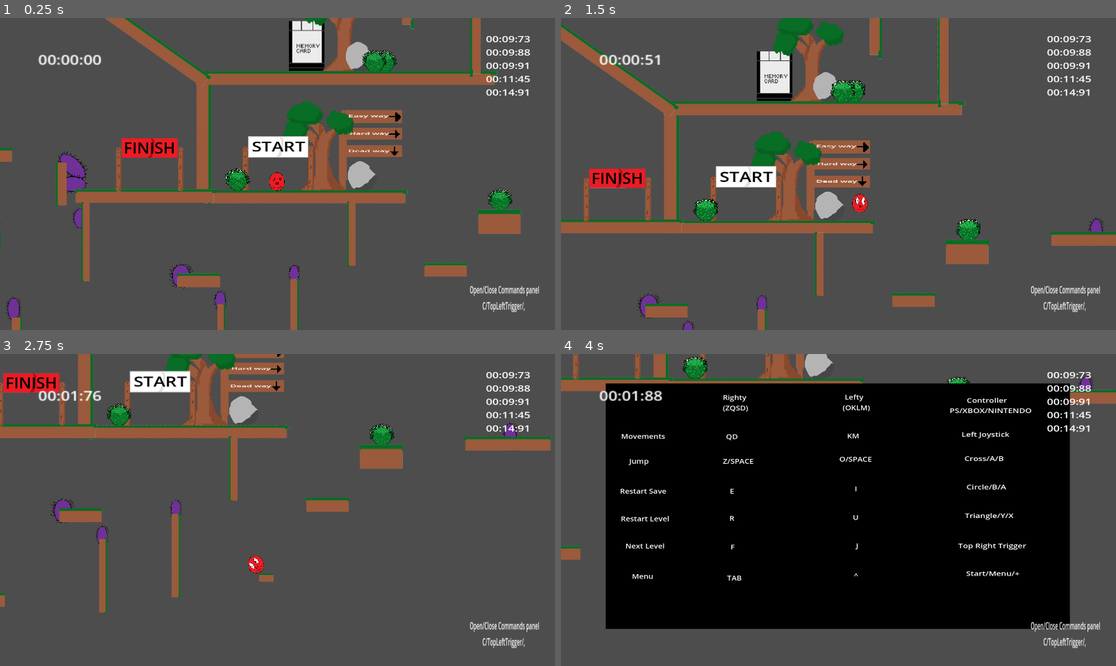
Above: before the commit, frames 1-4 (two rows, left to right).
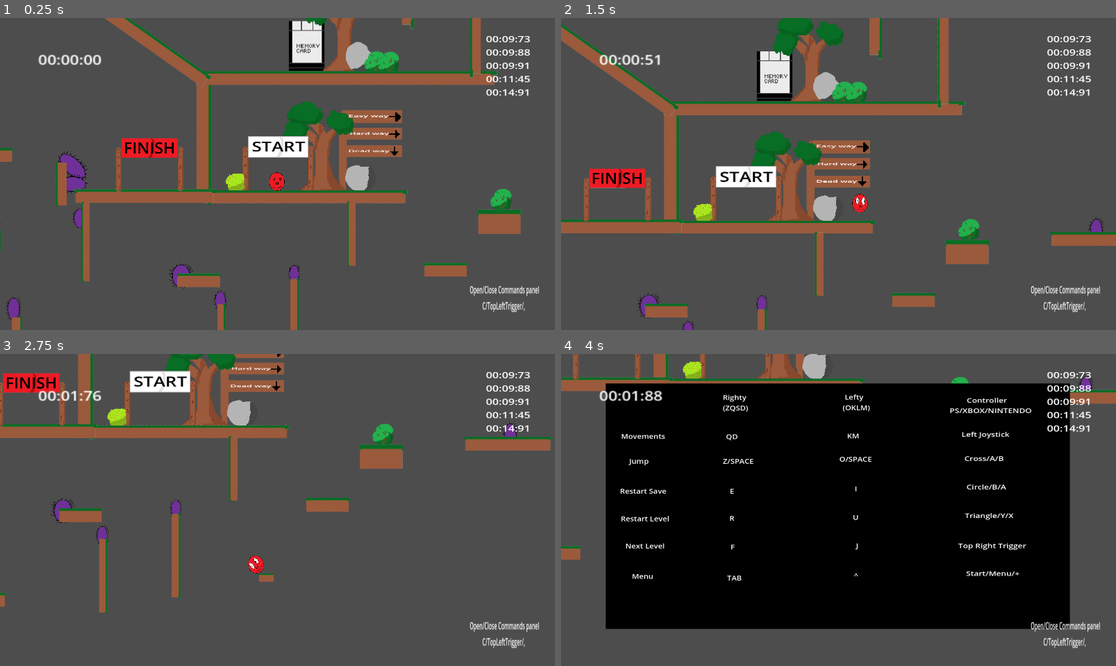
Above: after the commit, the same moments.

Repository: Mahnwe/TheBallThatWasUwU
Game: Godot game, scene res://Scenes/level1.tscn
Same seed, same stepped clock (60 frames per second), same inputs: the game is played once before the commit and once after it. This scene is started directly instead of the project's main scene.
Inputs (mouse positions are in pixels of both pictures, inside the frame that each line leads up to):
- Up to frame 1 (0.25 s): no input
- Up to frame 2 (1.5 s): tap Enter at 0.5 s; move the mouse to (960, 158) at 0.52 s; hold D (move_right) from 0.53 s (still down); tap F (next_level) at 0.6 s; click (960, 158) at 0.67 s; tap Space (jump) at 0.77 s; move the mouse to (727, 189) at 1.27 s; tap X (dash) at 1.35 s
- Up to frame 3 (2.75 s): tap Space (jump) at 1.52 s; tap F (next_level) at 1.55, 2.1 s; move the mouse to (333, 441) at 2.02 s; release D (move_right) at 2.03 s; hold A (move_left) from 2.03 s (still down)
- Up to frame 4 (4 s): move the mouse to (810, 572) at 2.77 s; release A (move_left) at 2.78 s; hold D (move_right) from 2.78 s (still down); tap C (open_commands) at 2.85 s; click (810, 572) at 2.92 s; tap Space (jump) at 3.02, 3.77 s; tap F (next_level) at 3.05, 3.6 s; move the mouse to (1005, 556) at 3.52 s

The runs differ from the first frame. In frame 1, 0.9% of the frame differs, in the area x 40-93%, y 10-62%; in frame 2, 0.8%; in frame 3, 0.5%; in frame 4, 0.4%.

Commit message:
Add 2 new bushes scenes with sprites to replace old bushes and their animations, make the "position saved" label displaying over props, and change the bugy first wall in level 2

Diff:
--- /dev/null
+++ b/Scenes/berry_bush.tscn
@@ -0,0 +1,10 @@
+[gd_scene load_steps=2 format=3 uid="uid://e0nrigj8kq3x"]
+
+[ext_resource type="Texture2D" uid="uid://bitt2jd4cilmg" path="res://Arts/BushSprite/BerryBushSprite-removebg-preview.png" id="1_bvoqf"]
+
+[node name="BerryBush" type="Node2D"]
+
+[node name="Sprite2D" type="Sprite2D" parent="."]
+position = Vector2(-1.90735e-06, 0)
+scale = Vector2(0.140805, 0.153909)
+texture = ExtResource("1_bvoqf")
--- /dev/null
+++ b/Scenes/branches_bush.tscn
@@ -0,0 +1,10 @@
+[gd_scene load_steps=2 format=3 uid="uid://dd6m23uhhgmfy"]
+
+[ext_resource type="Texture2D" uid="uid://dqbhvl4vr5wop" path="res://Arts/BushSprite/BranchesBushSprite-removebg-preview.png" id="1_ychnd"]
+
+[node name="BranchesBush" type="Node2D"]
+
+[node name="Sprite2D" type="Sprite2D" parent="."]
+position = Vector2(-0.999998, 0)
+scale = Vector2(0.122172, 0.141361)
+texture = ExtResource("1_ychnd")
--- a/Scenes/bush.tscn
+++ /dev/null
@@ -1,51 +0,0 @@
-[gd_scene load_steps=7 format=3 uid="uid://c1vwrl21i4kan"]
-
-[ext_resource type="Texture2D" uid="uid://c6d8i6vui2yqq" path="res://Arts/BushSprite/BushSprite2-removebg-preview.png" id="1_4vilc"]
-[ext_resource type="Texture2D" uid="uid://ciesgyrc2tj8k" path="res://Arts/BushSprite/BushSprite1-removebg-preview.png" id="2_6aaft"]
-[ext_resource type="Texture2D" uid="uid://hyk5bw40o4s1" path="res://Arts/BushSprite/BushSprite3-removebg-preview.png" id="3_l1ii6"]
-[ext_resource type="Texture2D" uid="uid://b21fkog8d58cj" path="res://Arts/BushSprite/BushSprite4-removebg-preview.png" id="4_jlfb3"]
-
-[sub_resource type="GDScript" id="GDScript_wrb77"]
-script/source = "extends Node2D
-
-
-# Called when the node enters the scene tree for the first time.
-func _ready():
-	pass # Replace with function body.
-
-
-# Called every frame. 'delta' is the elapsed time since the previous frame.
-func _process(_delta):
-	pass
-"
-
-[sub_resource type="SpriteFrames" id="SpriteFrames_spupv"]
-animations = [{
-"frames": [{
-"duration": 1.0,
-"texture": ExtResource("1_4vilc")
-}, {
-"duration": 1.0,
-"texture": ExtResource("2_6aaft")
-}, {
-"duration": 1.0,
-"texture": ExtResource("3_l1ii6")
-}, {
-"duration": 1.0,
-"texture": ExtResource("4_jlfb3")
-}],
-"loop": true,
-"name": &"bush_anim",
-"speed": 8.0
-}]
-
-[node name="Bush" type="Node2D" groups=["bushes"]]
-script = SubResource("GDScript_wrb77")
-
-[node name="AnimatedSprite2D" type="AnimatedSprite2D" parent="."]
-position = Vector2(-1, 3.8147e-06)
-scale = Vector2(0.123062, 0.118802)
-sprite_frames = SubResource("SpriteFrames_spupv")
-animation = &"bush_anim"
-frame = 1
-frame_progress = 0.0205715
--- a/Scenes/level1.tscn
+++ b/Scenes/level1.tscn
@@ -13,11 +13,12 @@
 [ext_resource type="PackedScene" uid="uid://7qfwpggjf11t" path="res://Scenes/save_point.tscn" id="9_3dyia"]
 [ext_resource type="PackedScene" uid="uid://doy0e7jnl2886" path="res://Scenes/wall.tscn" id="10_8ng8k"]
 [ext_resource type="PackedScene" uid="uid://dss5xj26b0dfl" path="res://Scenes/finish.tscn" id="11_r8tlj"]
-[ext_resource type="PackedScene" uid="uid://c1vwrl21i4kan" path="res://Scenes/bush.tscn" id="13_libvp"]
 [ext_resource type="PackedScene" uid="uid://bha08grmcxwnd" path="res://Scenes/rock2.tscn" id="14_ec3q2"]
 [ext_resource type="PackedScene" uid="uid://das30qvpbu28b" path="res://Scenes/rock1.tscn" id="14_mptbk"]
 [ext_resource type="PackedScene" uid="uid://be8h04flewf2h" path="res://Scenes/tree.tscn" id="14_shu8y"]
 [ext_resource type="PackedScene" uid="uid://uwfcx0dtb2bc" path="res://Scenes/big_tree.tscn" id="16_d1jsb"]
+[ext_resource type="PackedScene" uid="uid://dd6m23uhhgmfy" path="res://Scenes/branches_bush.tscn" id="18_ebilh"]
+[ext_resource type="PackedScene" uid="uid://e0nrigj8kq3x" path="res://Scenes/berry_bush.tscn" id="19_8uqwt"]
 
 [node name="Level1" type="Node2D"]
 script = ExtResource("1_viwub")
@@ -56,6 +57,7 @@
 
 [node name="Rock1" parent="." instance=ExtResource("14_ec3q2")]
 position = Vector2(-1148, 424)
+rotation = -0.790385
 
 [node name="StartSign" parent="." instance=ExtResource("5_vflxv")]
 position = Vector2(-1129, 365)
@@ -454,35 +456,18 @@
 position = Vector2(-1673, 389)
 scale = Vector2(0.479996, 0.56)
 
-[node name="Bush" parent="." instance=ExtResource("13_libvp")]
-position = Vector2(-1456, 426)
-
-[node name="Bush2" parent="." instance=ExtResource("13_libvp")]
-position = Vector2(-807, 476)
-
-[node name="Bush3" parent="." instance=ExtResource("13_libvp")]
-position = Vector2(713, 355)
-
 [node name="Tree" parent="." instance=ExtResource("14_shu8y")]
 position = Vector2(521, -206)
 
-[node name="Bush4" parent="." instance=ExtResource("13_libvp")]
-position = Vector2(528, -151)
-
-[node name="Bush" parent="Bush4" instance=ExtResource("13_libvp")]
-position = Vector2(-35, 3)
-
-[node name="Bush2" parent="Bush4" instance=ExtResource("13_libvp")]
-position = Vector2(30, 1)
-
-[node name="Bush5" parent="." instance=ExtResource("13_libvp")]
-position = Vector2(194, -652)
-
-[node name="Bush" parent="Bush5" instance=ExtResource("13_libvp")]
-position = Vector2(16, 0)
-
-[node name="Bush6" parent="." instance=ExtResource("13_libvp")]
-position = Vector2(-650, -697)
+[node name="BerryBush2" parent="." instance=ExtResource("19_8uqwt")]
+position = Vector2(524, -143)
+
+[node name="BerryBush" parent="BerryBush2" instance=ExtResource("19_8uqwt")]
+position = Vector2(-33, 10)
+
+[node name="BerryBush2" parent="BerryBush2" instance=ExtResource("19_8uqwt")]
+position = Vector2(35, 0)
+rotation = 0.690769
 
 [node name="Tree2" parent="." instance=ExtResource("14_shu8y")]
 position = Vector2(-1198, 76)
@@ -490,18 +475,18 @@
 [node name="Rock4" parent="." instance=ExtResource("14_ec3q2")]
 position = Vector2(-1153, 129)
 
-[node name="Bush7" parent="." instance=ExtResource("13_libvp")]
-position = Vector2(-1092, 133)
-
-[node name="Bush" parent="Bush7" instance=ExtResource("13_libvp")]
-position = Vector2(-25, 0)
+[node name="BranchesBush" parent="." instance=ExtResource("18_ebilh")]
+position = Vector2(-1117, 135)
+
+[node name="BranchesBush" parent="BranchesBush" instance=ExtResource("18_ebilh")]
+position = Vector2(34, 1)
 
 [node name="BigTree" parent="." instance=ExtResource("16_d1jsb")]
 position = Vector2(-2566, 321)
 scale = Vector2(0.960005, 0.88)
 
-[node name="Bush8" parent="." instance=ExtResource("13_libvp")]
-position = Vector2(-2619, 418)
+[node name="BranchesBush" parent="BigTree" instance=ExtResource("18_ebilh")]
+position = Vector2(-31.2498, 117.045)
 
 [node name="Tree6" parent="." instance=ExtResource("14_shu8y")]
 position = Vector2(246, 323)
@@ -512,6 +497,7 @@
 
 [node name="Rock3" parent="." instance=ExtResource("14_mptbk")]
 position = Vector2(441, -207)
+rotation = -0.596495
 
 [node name="Rock5" parent="." instance=ExtResource("14_mptbk")]
 position = Vector2(-2637, 441)
@@ -519,6 +505,28 @@
 
 [node name="BigTree2" parent="." instance=ExtResource("16_d1jsb")]
 position = Vector2(488, -767)
+
+[node name="BerryBush" parent="." instance=ExtResource("19_8uqwt")]
+position = Vector2(-1463, 433)
+
+[node name="BranchesBush2" parent="." instance=ExtResource("18_ebilh")]
+position = Vector2(-805, 475)
+
+[node name="BerryBush3" parent="." instance=ExtResource("19_8uqwt")]
+position = Vector2(-627, -689)
+
+[node name="BranchesBush3" parent="." instance=ExtResource("18_ebilh")]
+position = Vector2(166, -651)
+
+[node name="BranchesBush" parent="BranchesBush3" instance=ExtResource("18_ebilh")]
+position = Vector2(39, -1)
+
+[node name="BerryBush4" parent="." instance=ExtResource("19_8uqwt")]
+position = Vector2(673, 361)
+rotation = -0.745309
+
+[node name="BranchesBush4" parent="." instance=ExtResource("18_ebilh")]
+position = Vector2(703, 355)
 
 [connection signal="player_exited_game_area" from="GameArea" to="." method="_on_game_area_player_exited_game_area"]
 [connection signal="player_exited_start_area" from="StartArea" to="." method="_on_start_area_player_exited_start_area"]
--- a/Scenes/level2.tscn
+++ b/Scenes/level2.tscn
@@ -149,9 +149,9 @@
 scale = Vector2(0.599999, 1)
 
 [node name="Wall2" parent="." instance=ExtResource("6_llnkw")]
-position = Vector2(674, 151)
-rotation = 1.5708
-scale = Vector2(1.84, 1.76)
+position = Vector2(670, 151)
+rotation = 1.5708
+scale = Vector2(1.88, 1.68)
 
 [node name="SpikePatrol1" type="Path2D" parent="."]
 position = Vector2(1080, 838)
--- a/Scenes/save_point.tscn
+++ b/Scenes/save_point.tscn
@@ -30,6 +30,7 @@
 shape = SubResource("RectangleShape2D_c2iqv")
 
 [node name="SavedLabel" type="Label" parent="."]
+z_index = 2
 offset_left = -270.0
 offset_top = -226.0
 offset_right = -230.0
--- a/Scripts/level1.gd
+++ b/Scripts/level1.gd
@@ -33,7 +33,6 @@
 	$Player.have_dash_ability = false
 	$Player.can_double_jump = false
 	$Player.get_child(0).get_child(0).get_child(0).get_child(0).set_process(false)
-	enable_bush_anim()
 # Called every frame. 'delta' is the elapsed time since the previous frame.
 func _process(_delta):
 	handle_commands_panel()
@@ -82,13 +81,11 @@
 
 func _on_spike_spike_hit():
 	display_dead_sprite_and_pause_timer_until_respawn()
-	disable_bush_anim()
 	await get_tree().create_timer(1.0).timeout;
 	if save_position_x == start_position_x:
 		call_deferred("restart_scene")
 	else:
 		put_player_to_save_position_and_unpause_timer()
-		enable_bush_anim()
 
 func restart_scene():
 	get_tree().reload_current_scene()
@@ -149,21 +146,15 @@
 			$Player.get_child(0).get_child(0).get_child(0).get_child(0).set_process(true)
 			is_commands_panel_open = false
 
-func disable_bush_anim():
-	for member in get_tree().get_nodes_in_group("bushes"):
-			member.get_child(0).stop()
-
-func enable_bush_anim():
-	for member in get_tree().get_nodes_in_group("bushes"):
-			member.get_child(0).play()
 
 
 func _on_game_area_player_exited_game_area():
-	display_dead_sprite_and_pause_timer_until_respawn()
-	disable_bush_anim()
+	$Player.set_physics_process(false)
+	$Player.get_child(1).animation = "dead"
+	$Player.get_child(5).text = "Out of game zone !"
+	$Player.get_child(0).get_child(0).get_child(0).get_child(0).set_process(false)
 	await get_tree().create_timer(0.5).timeout;
 	if save_position_x == start_position_x:
 		call_deferred("restart_scene")
 	else:
 		put_player_to_save_position_and_unpause_timer()
-		enable_bush_anim()
Binary file added: Arts/BushSprite/BerryBushSprite-removebg-preview.png
Not shown, changed: Arts/BushSprite/BerryBushSprite-removebg-preview.png.import
Binary file added: Arts/BushSprite/BerryBushSprite.png
Not shown, changed: Arts/BushSprite/BerryBushSprite.png.import
Binary file added: Arts/BushSprite/BranchesBushSprite-removebg-preview.png
Not shown, changed: Arts/BushSprite/BranchesBushSprite-removebg-preview.png.import
Binary file added: Arts/BushSprite/BranchesBushSprite.png
Not shown, changed: Arts/BushSprite/BranchesBushSprite.png.import
Binary file removed: Arts/BushSprite/BushSprite1-removebg-preview.png
Binary file removed: Arts/BushSprite/BushSprite1.png
Binary file removed: Arts/BushSprite/BushSprite2-removebg-preview.png
Not shown, removed: Arts/BushSprite/BushSprite2-removebg-preview.png.import
(and 3 more such lines)
